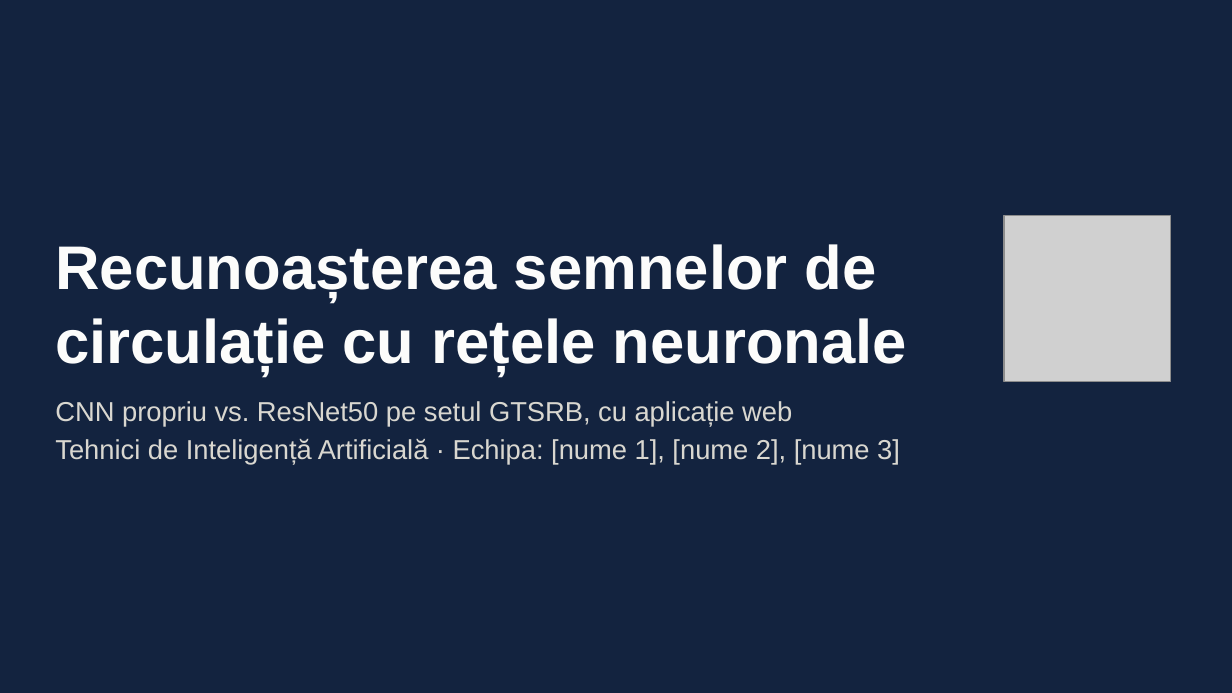
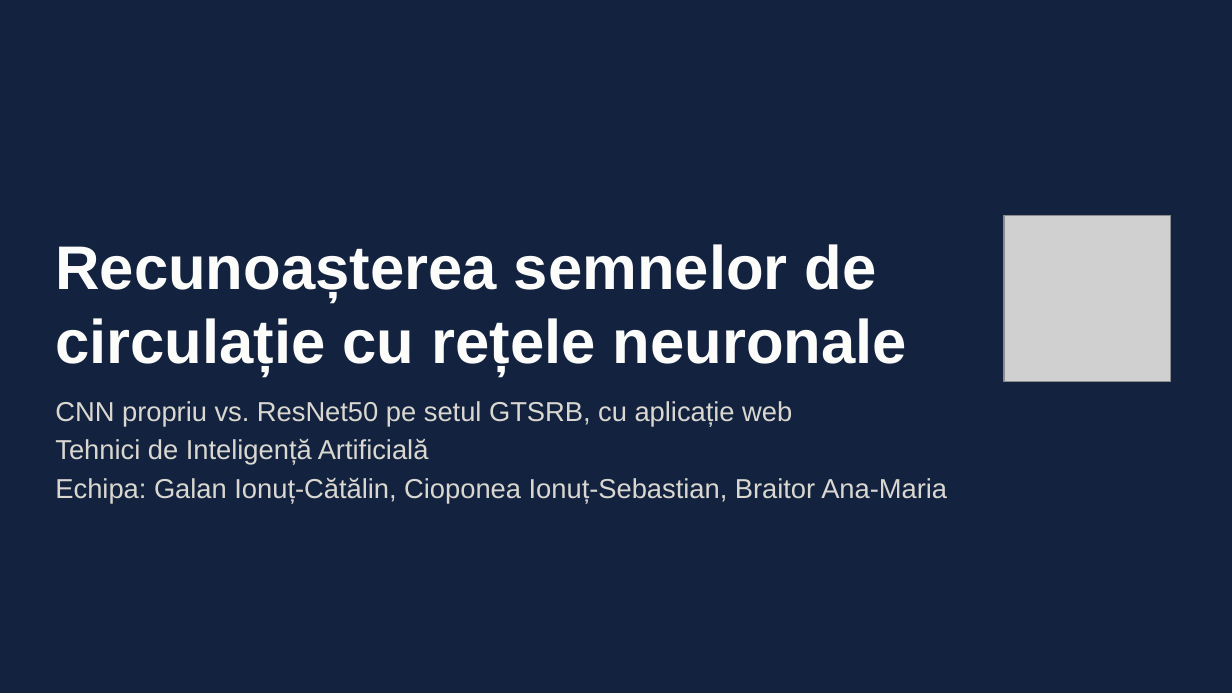
Before and after one commit to GalanIonut/traffic-sign-recognition, a slide deck: slide 1 of presentation/Prezentare_Semne_Circulatie.pptx. Drawn at 1232x693 pixels with LibreOffice and Linux fonts; fonts in the diff are those of the drawing; grey boxes stand for pictures. Boxes give left, top, right and bottom in pixels: in the first picture for what was removed or moved away, otherwise in the second. Text is boxed around its words. In the diff, an @@ line names an element or a change of style, - is before the commit and + after.

```diff
--- a/presentation/Prezentare_Semne_Circulatie.pptx
+++ b/presentation/Prezentare_Semne_Circulatie.pptx
@@ text at box(55, 439, 947, 503): text changed @@
-Tehnici de Inteligență Artificială · Echipa: [nume 1], [nume 2], [nume 3]
+Tehnici de Inteligență Artificială
+Echipa: Galan Ionuț-Cătălin, Cioponea Ionuț-Sebastian, Braitor Ana-Maria
```
Also in this commit, not shown: 1 other file.
